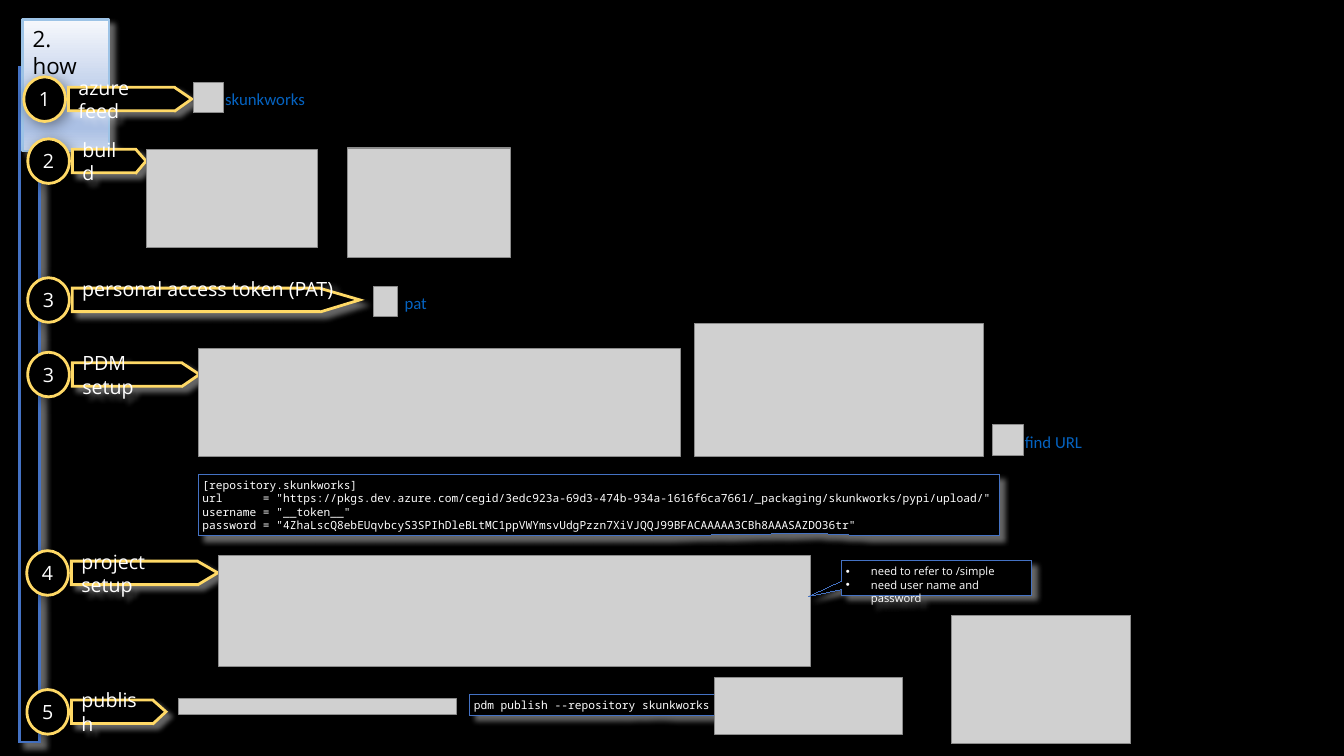
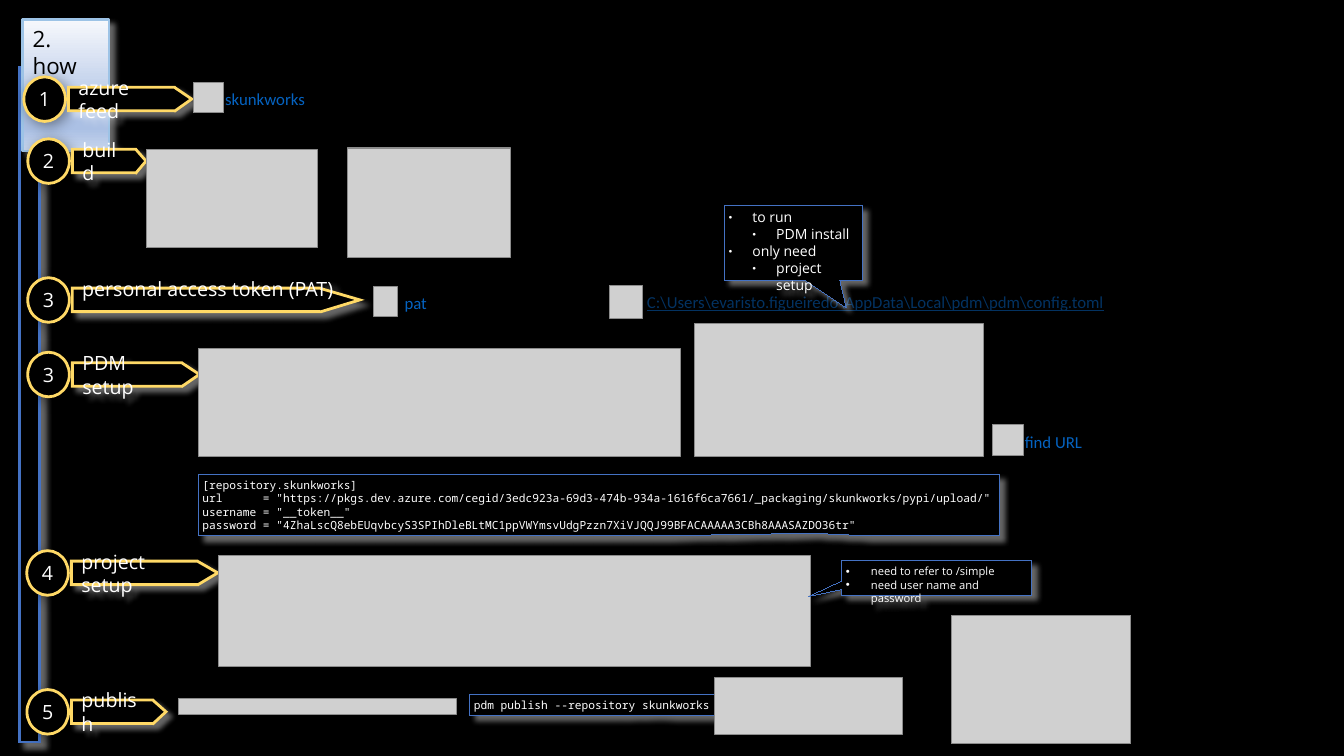
Before and after one commit to 1010836/portfolio, a slide deck: slide 3 of python/_reference/environment/deployment/azure.odp. Drawn at 1344x756 pixels with LibreOffice and Linux fonts; fonts in the diff are those of the drawing; grey boxes stand for pictures. Boxes give left, top, right and bottom in pixels: in the first picture for what was removed or moved away, otherwise in the second. Text is boxed around its words. In the diff, an @@ line names an element or a change of style, - is before the commit and + after.

Commit message:
feat: python/azure

```diff
--- a/python/_reference/environment/deployment/azure.odp
+++ b/python/_reference/environment/deployment/azure.odp
@@ speech box added at bbox=[725, 205, 863, 280], fill #000000, outline #4472C4 0 pt, 10 pt, text #FFFFFF @@
+● to run
+  ● PDM install
+● only need
+  ● project setup
@@ picture added at bbox=[610, 285, 642, 319] @@
@@ text added at bbox=[647, 295, 1103, 311], 12 pt, text #033261, underline @@
+C:\Users\evaristo.figueiredo\AppData\Local\pdm\pdm\config.toml
```
Also in this commit, not shown: 2 other slides changed.
